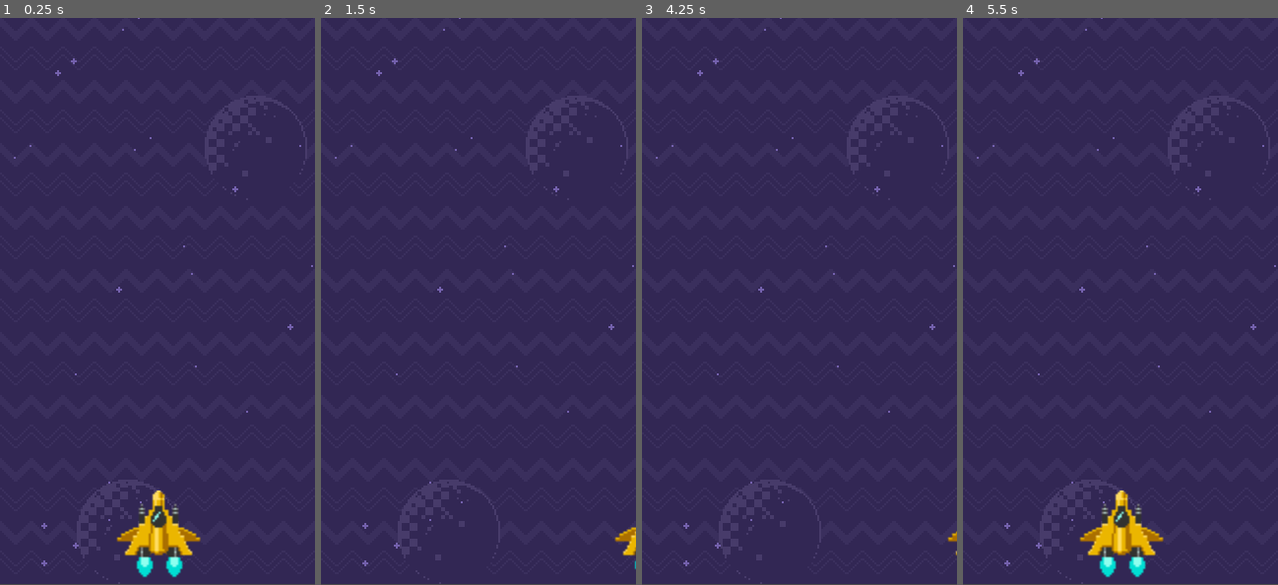
Above: before the commit, frames 1-4 (left to right).
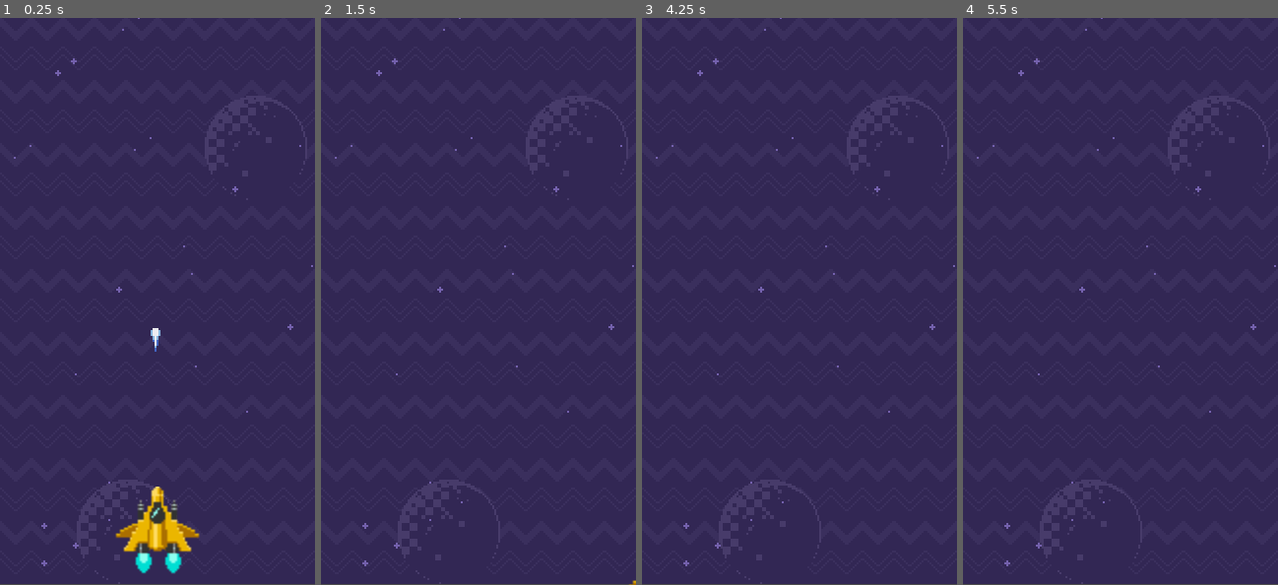
Above: after the commit, the same moments.

Repository: davi-94/godot-game
Game: Godot game, scene res://scenes/game.tscn
Same seed, same stepped clock (60 frames per second), same inputs: the game is played once before the commit and once after it. The project has no main scene, so this scene is started directly.
Inputs:
- Up to frame 1 (0.25 s): no input
- Up to frame 2 (1.5 s): hold Right (ui_right) 0.53-1.28 s; hold Down (ui_down) from 1.28 s (still down)
- Up to frame 3 (4.25 s): tap Enter at 2, 3.5 s; release Down (ui_down) at 2.03 s; hold Right (ui_right) 2.03-2.78 s; tap Space at 2.75 s; hold Up (ui_up) 2.78-3.53 s; hold Left (ui_left) from 3.53 s (still down)
- Up to frame 4 (5.5 s): tap Space at 4.25 s; release Left (ui_left) at 5.03 s; hold Down (ui_down) from 5.03 s (still down)

The runs differ from the first frame. In frame 1, 1.5% of the frame differs, in the area x 36-64%, y 54-99%; in frame 2, 0.2%; in frame 3, less than 0.1%; in frame 4, 1.9%, in the area x 36-64%, y 83-99%.

Commit message:
adding shoot

Diff:
--- a/project.godot
+++ b/project.godot
@@ -17,6 +17,8 @@
 
 window/size/width=160
 window/size/height=288
+window/size/test_width=480
+window/size/test_height=864
 window/stretch/mode="2d"
 window/stretch/aspect="keep"
 
--- a/scenes/game.tscn
+++ b/scenes/game.tscn
@@ -1,8 +1,26 @@
-[gd_scene load_steps=4 format=2]
+[gd_scene load_steps=6 format=2]
 
 [ext_resource path="res://sprites/background.png" type="Texture" id=1]
 [ext_resource path="res://sprites/ship.png" type="Texture" id=2]
 [ext_resource path="res://scripts/ship.gd" type="Script" id=3]
+[ext_resource path="res://scenes/shoot.tscn" type="PackedScene" id=4]
+
+[sub_resource type="Animation" id=1]
+resource_name = "fire"
+length = 0.2
+loop = true
+tracks/0/type = "value"
+tracks/0/path = NodePath("ship:frame")
+tracks/0/interp = 1
+tracks/0/loop_wrap = true
+tracks/0/imported = false
+tracks/0/enabled = true
+tracks/0/keys = {
+"times": PoolRealArray( 0, 0.1 ),
+"transitions": PoolRealArray( 1, 1 ),
+"update": 1,
+"values": [ 0, 1 ]
+}
 
 [node name="game" type="Node2D"]
 
@@ -12,9 +30,21 @@
 centered = false
 
 [node name="ship" type="Node2D" parent="."]
+position = Vector2( 80, 261.872 )
 script = ExtResource( 3 )
+__meta__ = {
+"_edit_group_": true
+}
 
 [node name="ship" type="Sprite" parent="ship"]
-position = Vector2( 80.5612, 263.84 )
 texture = ExtResource( 2 )
 hframes = 2
+frame = 1
+
+[node name="anim" type="AnimationPlayer" parent="ship"]
+autoplay = "fire"
+playback_speed = 2.0
+anims/fire = SubResource( 1 )
+
+[node name="shoot" parent="." instance=ExtResource( 4 )]
+position = Vector2( 78.7242, 224.259 )
--- /dev/null
+++ b/scenes/shoot.tscn
@@ -0,0 +1,35 @@
+[gd_scene load_steps=4 format=2]
+
+[ext_resource path="res://sprites/laser-bolts.png" type="Texture" id=1]
+[ext_resource path="res://scripts/shoot.gd" type="Script" id=2]
+
+[sub_resource type="Animation" id=1]
+resource_name = "default"
+length = 0.2
+loop = true
+tracks/0/type = "value"
+tracks/0/path = NodePath(".:frame")
+tracks/0/interp = 1
+tracks/0/loop_wrap = true
+tracks/0/imported = false
+tracks/0/enabled = true
+tracks/0/keys = {
+"times": PoolRealArray( 0, 0.1 ),
+"transitions": PoolRealArray( 1, 1 ),
+"update": 1,
+"values": [ 2, 3 ]
+}
+
+[node name="shoot" type="Node2D"]
+script = ExtResource( 2 )
+
+[node name="sprite" type="Sprite" parent="."]
+position = Vector2( 0, 4 )
+texture = ExtResource( 1 )
+hframes = 2
+vframes = 2
+frame = 3
+
+[node name="anim" type="AnimationPlayer" parent="sprite"]
+autoplay = "default"
+anims/default = SubResource( 1 )
--- a/scripts/ship.gd
+++ b/scripts/ship.gd
@@ -5,7 +5,7 @@
 # var a = 2
 # var b = "text"
 
-var speed = 120
+var speed = 130
 
 # Called when the node enters the scene tree for the first time.
 func _ready():
@@ -15,6 +15,7 @@
 # Called every frame. 'delta' is the elapsed time since the previous frame.
 func _process(delta):
   var directionX = 0
+  var directionY = 0
 
   if Input.is_action_pressed("ui_left"):
 	  directionX -= 1
@@ -22,5 +23,11 @@
   if Input.is_action_pressed("ui_right"):
 	  directionX += 1
 
-  translate(Vector2(directionX, 0) * speed * delta)
+  if Input.is_action_pressed("ui_up"):
+	  directionY -= 1
+
+  if Input.is_action_pressed("ui_down"):
+	  directionY += 1
+
+  translate(Vector2(directionX, directionY) * speed * delta)
   pass
--- /dev/null
+++ b/scripts/shoot.gd
@@ -0,0 +1,18 @@
+extends Node2D
+
+
+# Declare member variables here. Examples:
+# var a = 2
+# var b = "text"
+
+var speed = 260
+
+# Called when the node enters the scene tree for the first time.
+func _ready():
+	pass # Replace with function body.
+
+
+# Called every frame. 'delta' is the elapsed time since the previous frame.
+func _process(delta):
+	translate(Vector2(0, -1) * speed * delta)
+	pass
Binary file added: sprites/laser-bolts.png
Not shown, added: sprites/laser-bolts.png.import
